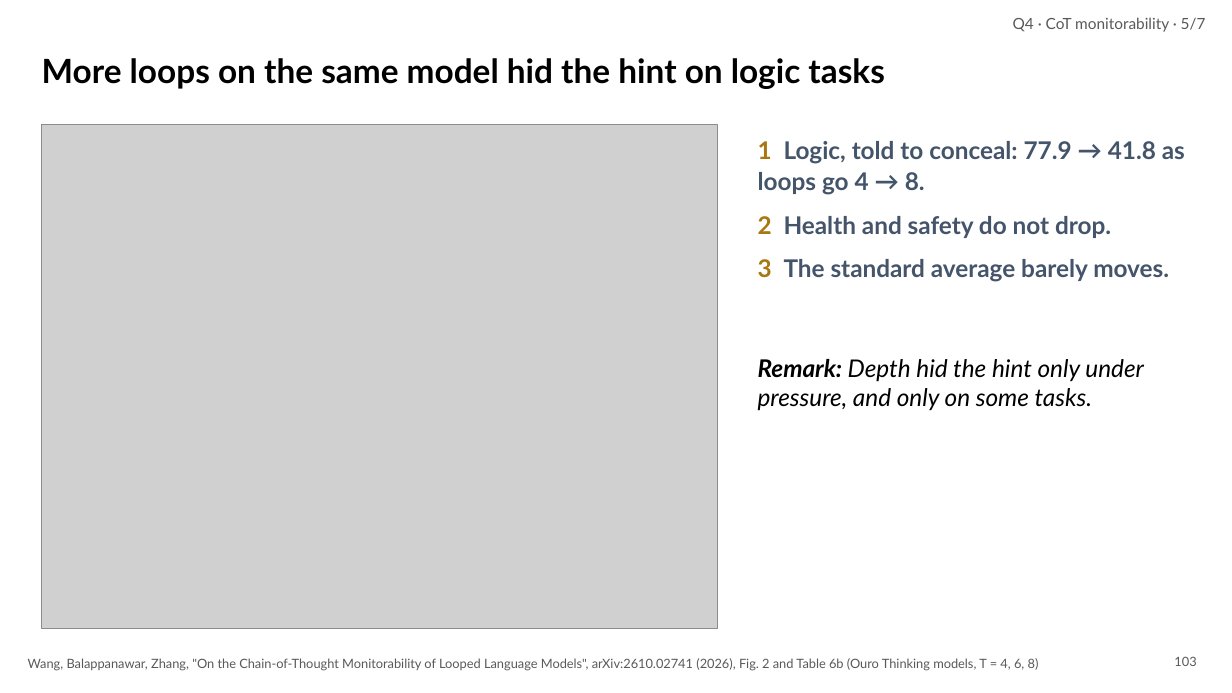
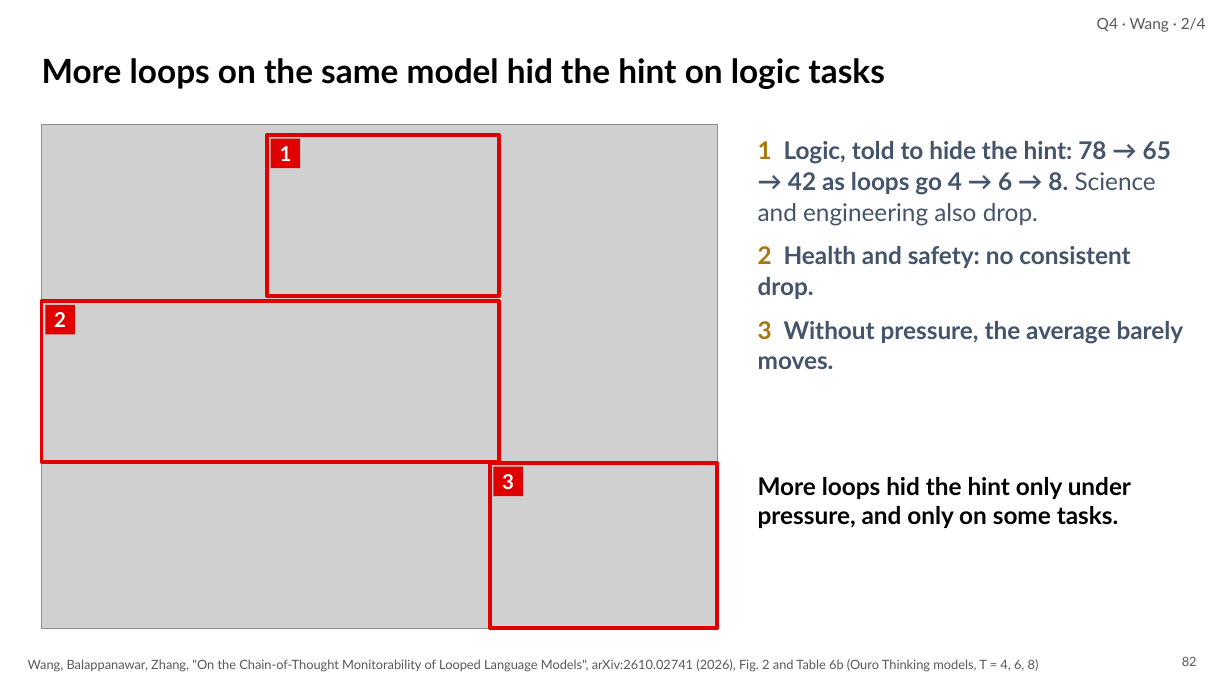
Before and after one commit to irregular6612/agi-hw2, a slide deck: slide 82 of build/out/looped-transformers.pptx (slide 103 before the commit). Drawn at 1232x693 pixels with LibreOffice and Linux fonts; fonts in the diff are those of the drawing; grey boxes stand for pictures. Boxes give left, top, right and bottom in pixels: in the first picture for what was removed or moved away, otherwise in the second. Text is boxed around its words. In the diff, an @@ line names an element or a change of style, - is before the commit and + after.

```diff
--- a/build/out/looped-transformers.pptx
+++ b/build/out/looped-transformers.pptx
@@ text at (1097,17,1206,32): text changed @@
-Q4 · CoT monitorability · 5/7
+Q4 · Wang · 2/4
@@ rectangle added at (267,135,499,296), outline #E00000 3 pt @@
@@ rectangle added at (271,139,300,168), fill #E00000, 16 pt, text #FFFFFF, bold @@
+1
@@ text at (758,141,1184,369): text changed @@
-1 Logic, told to conceal: 77.9 → 41.8 as loops go 4 → 8.
-2 Health and safety do not drop.
-3 The standard average barely moves.
+1 Logic, told to hide the hint: 78 → 65 → 42 as loops go 4 → 6 → 8. Science and engineering also drop.
+2 Health and safety: no consistent drop.
+3 Without pressure, the average barely moves.
@@ rectangle added at (42,301,499,462), outline #E00000 3 pt @@
@@ rectangle added at (45,305,75,335), fill #E00000, 16 pt, text #FFFFFF, bold @@
+2
@@ rectangle added at (490,463,717,628), outline #E00000 3 pt @@
@@ rectangle added at (494,467,523,496), fill #E00000, 16 pt, text #FFFFFF, bold @@
+3
@@ text at (758,477,1131,528): text changed; bold on; italic off @@
-Remark: Depth hid the hint only under pressure, and only on some tasks.
+More loops hid the hint only under pressure, and only on some tasks.
@@ page number at (1182,656,1197,666): text changed @@
-103
+82
```
Also in this commit, not shown: 28 other slides changed, 9 slides added, 35 slides removed, 13 other files.
